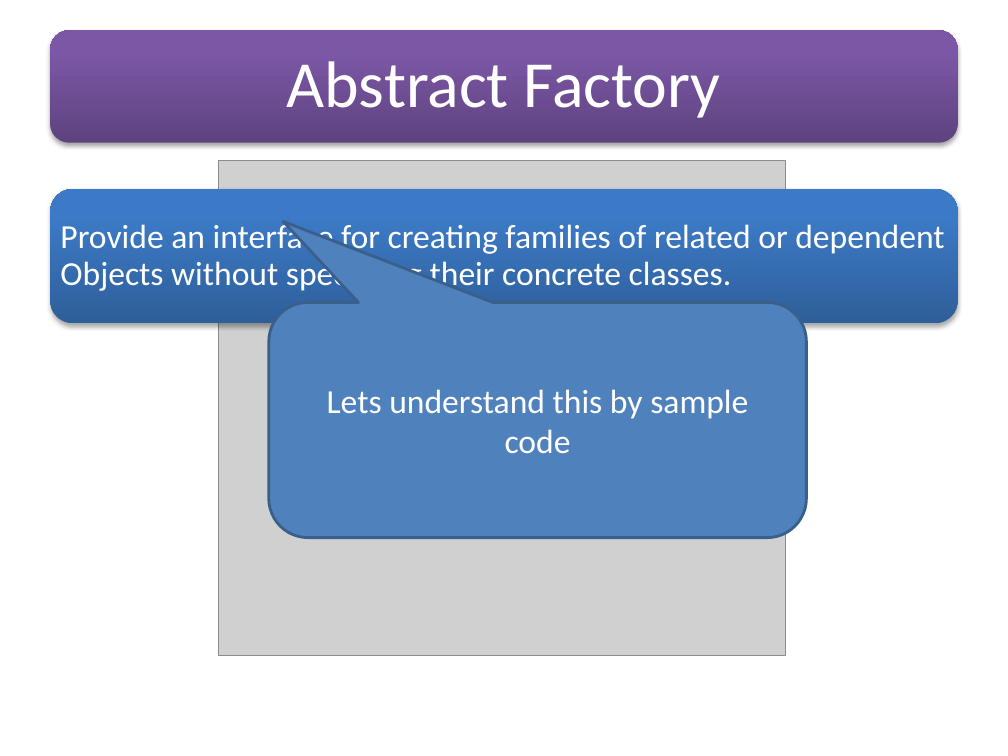
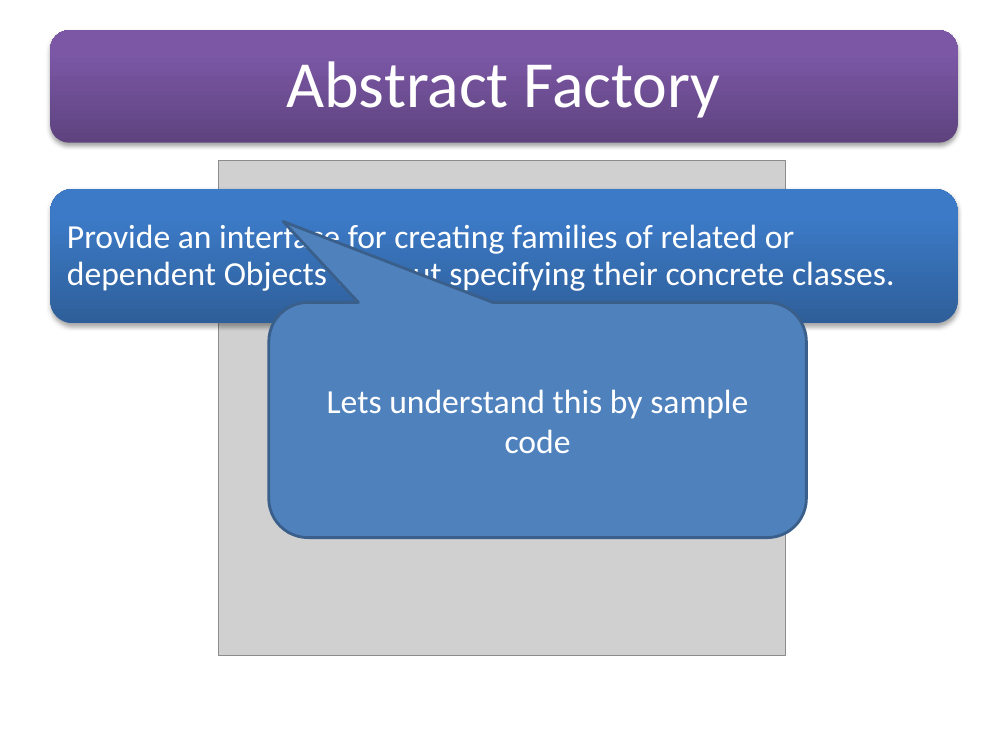
Before and after one commit to soyebparvez/DesignPatternData, a slide deck: slide 23 of Design Principle.pptx. Drawn at 1008x756 pixels with LibreOffice and Linux fonts; fonts in the diff are those of the drawing; grey boxes stand for pictures. Boxes give left, top, right and bottom in pixels: in the first picture for what was removed or moved away, otherwise in the second. Text is boxed around its words. In the diff, an @@ line names an element or a change of style, - is before the commit and + after.

```diff
--- a/Design Principle.pptx
+++ b/Design Principle.pptx
@@ text "Provide an interface for creating ..." rewrapped from (60,221,944,293) to (67,221,895,293) @@
```
Also in this commit, not shown: 18 other slides changed.
